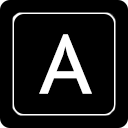
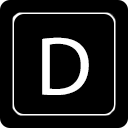
Two versions of the same layered image (128px x 128px). Layer-by-layer changes:
renamed "A" to "D", painted on it over [left=39, top=34, right=92, bottom=95]
